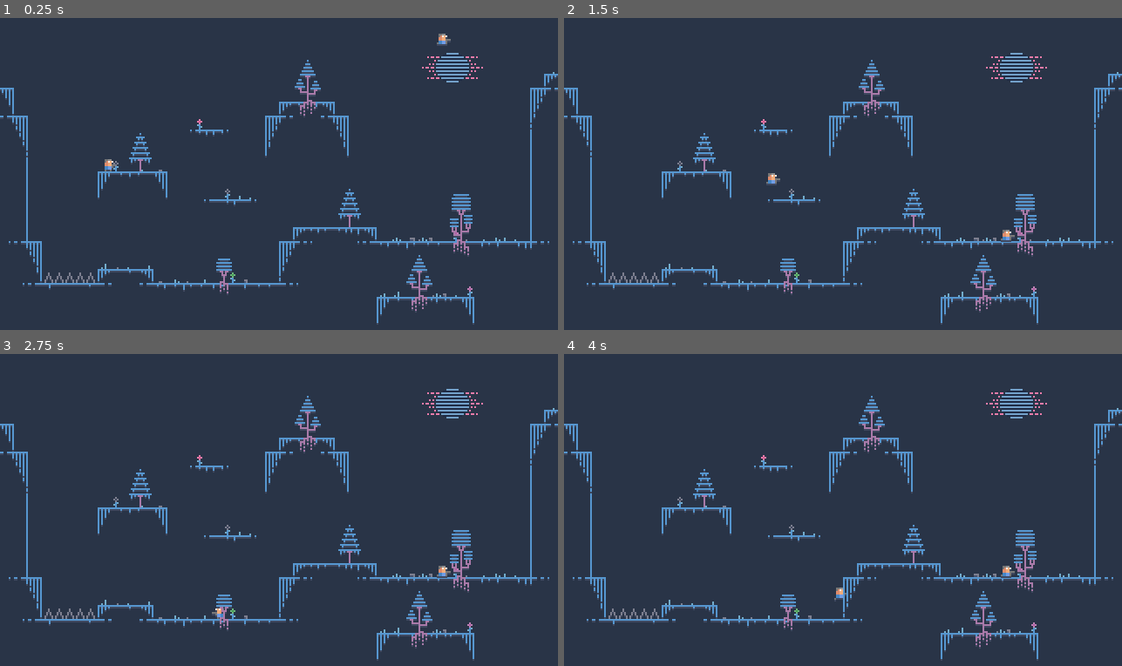
Above: before the commit, frames 1-4 (two rows, left to right).
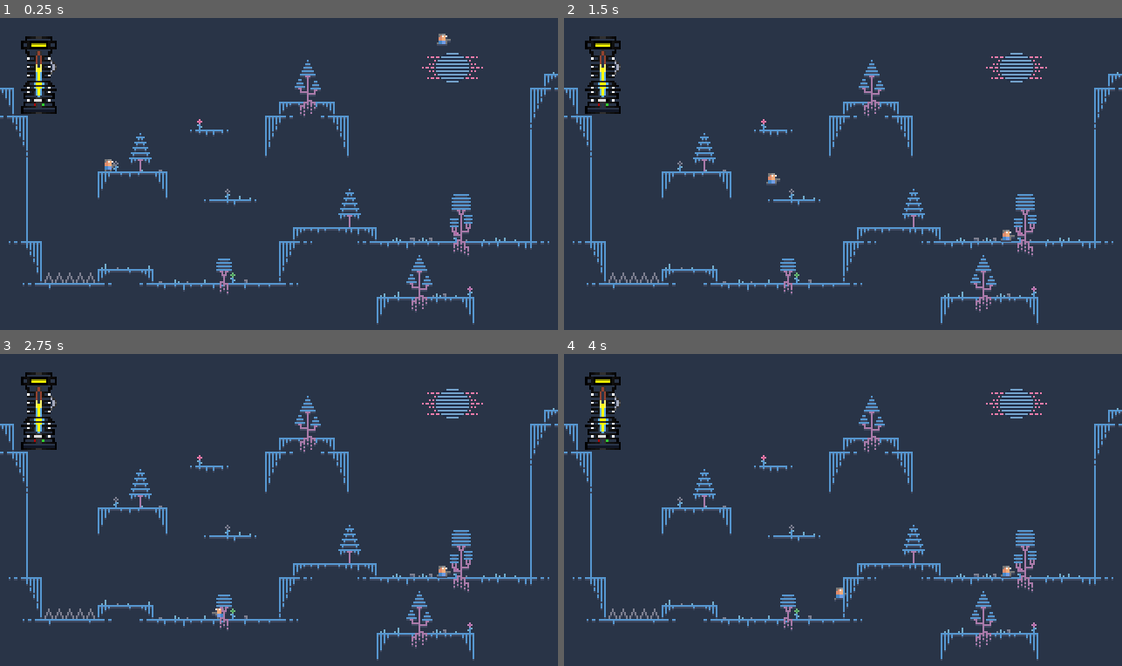
Above: after the commit, the same moments.

Repository: ddorn/gravity
Game: Godot game, scene res://World.tscn
The game is run twice, just before and just after one commit, with the same random seed, the same clock (stepped at 60 frames per second) and the same inputs.
Inputs:
- Up to frame 1 (0.25 s): no input
- Up to frame 2 (1.5 s): tap Enter at 0.5 s; hold Right (ui_right) from 0.53 s (still down); tap Up (ui_up) at 0.77 s
- Up to frame 3 (2.75 s): tap Up (ui_up) at 1.52 s; release Right (ui_right) at 2.03 s; hold Left (ui_left) from 2.03 s (still down)
- Up to frame 4 (4 s): release Left (ui_left) at 2.78 s; hold Right (ui_right) from 2.78 s (still down); tap Up (ui_up) at 3.02, 3.77 s

The runs differ from the first frame. In frame 1, 0.9% of the frame differs, in the area x 3-11%, y 5-31%; in frame 2, 0.9%; in frame 3, 0.9%; in frame 4, 0.9%.

Commit message:
Debut de l'ajout du gravitycon

Diff:
--- /dev/null
+++ b/Interface/AnimationTree.gd
@@ -0,0 +1,19 @@
+extends AnimationTree
+
+
+
+# Declare member variables here. Examples:
+# var a = 2
+# var b = "text"
+
+
+# Called when the node enters the scene tree for the first time.
+func _ready():
+	self.active=true
+	self['parameters/playback'].start("Mid_grav")
+	pass # Replace with function body.
+
+
+# Called every frame. 'delta' is the elapsed time since the previous frame.
+#func _process(delta):
+#	pass
--- /dev/null
+++ b/Interface/Interface.gd
@@ -0,0 +1,28 @@
+extends Control
+
+# Declare member variables here. Examples:
+# var a = 2
+# var b = "text"
+const B_LOW_GRAV = 100
+const B_MID_GRAV = 200
+const B_HIGH_GRAV = 400
+
+onready var animGrav = $HBoxContainer/AnimGrav
+onready var animTreeGrav = $HBoxContainer/AnimTreeGrav
+
+# Called when the node enters the scene tree for the first time.
+func _ready():
+	animTreeGrav.active=true
+	animTreeGrav['parameters/playback'].start("Mid_grav")
+	_gravity_con_change(B_MID_GRAV)
+
+func _gravity_con_change(new_gravity):
+	if new_gravity <= B_LOW_GRAV :
+		animTreeGrav['parameters/playback'].travel("Low_grav")
+	if new_gravity <= B_MID_GRAV :
+		animTreeGrav['parameters/playback'].travel("Mid_grav")
+	if new_gravity <= B_HIGH_GRAV :
+		animTreeGrav['parameters/playback'].travel("High_grav")
+
+func _on_Player_new_grav(gravityMode):
+	_gravity_con_change(gravityMode)
--- /dev/null
+++ b/Interface/Interface.tscn
@@ -0,0 +1,163 @@
+[gd_scene load_steps=19 format=2]
+
+[ext_resource path="res://Interface/Interface.gd" type="Script" id=1]
+[ext_resource path="res://Interface/Tween.gd" type="Script" id=2]
+[ext_resource path="res://images/Gravitotron2.png" type="Texture" id=3]
+[ext_resource path="res://Interface/AnimationTree.gd" type="Script" id=4]
+
+[sub_resource type="Animation" id=1]
+resource_name = "High_grav"
+tracks/0/type = "value"
+tracks/0/path = NodePath("NinePatchRect/SpriteGrav:frame")
+tracks/0/interp = 1
+tracks/0/loop_wrap = true
+tracks/0/imported = false
+tracks/0/enabled = true
+tracks/0/keys = {
+"times": PoolRealArray( 0.1 ),
+"transitions": PoolRealArray( 1 ),
+"update": 1,
+"values": [ 2 ]
+}
+tracks/1/type = "value"
+tracks/1/path = NodePath("NinePatchRect:rect_position")
+tracks/1/interp = 1
+tracks/1/loop_wrap = true
+tracks/1/imported = false
+tracks/1/enabled = true
+tracks/1/keys = {
+"times": PoolRealArray( 0.1 ),
+"transitions": PoolRealArray( 1 ),
+"update": 0,
+"values": [ Vector2( 0, 0 ) ]
+}
+
+[sub_resource type="Animation" id=2]
+tracks/0/type = "value"
+tracks/0/path = NodePath("NinePatchRect/SpriteGrav:frame")
+tracks/0/interp = 1
+tracks/0/loop_wrap = true
+tracks/0/imported = false
+tracks/0/enabled = true
+tracks/0/keys = {
+"times": PoolRealArray( 0 ),
+"transitions": PoolRealArray( 1 ),
+"update": 1,
+"values": [ 0 ]
+}
+tracks/1/type = "value"
+tracks/1/path = NodePath("NinePatchRect:rect_position")
+tracks/1/interp = 1
+tracks/1/loop_wrap = true
+tracks/1/imported = false
+tracks/1/enabled = true
+tracks/1/keys = {
+"times": PoolRealArray( 0 ),
+"transitions": PoolRealArray( 1 ),
+"update": 0,
+"values": [ Vector2( 0, 0 ) ]
+}
+
+[sub_resource type="Animation" id=3]
+resource_name = "Mid_grav"
+tracks/0/type = "value"
+tracks/0/path = NodePath("NinePatchRect/SpriteGrav:frame")
+tracks/0/interp = 1
+tracks/0/loop_wrap = true
+tracks/0/imported = false
+tracks/0/enabled = true
+tracks/0/keys = {
+"times": PoolRealArray( 0.1 ),
+"transitions": PoolRealArray( 1 ),
+"update": 1,
+"values": [ 1 ]
+}
+tracks/1/type = "value"
+tracks/1/path = NodePath("NinePatchRect:rect_position")
+tracks/1/interp = 1
+tracks/1/loop_wrap = true
+tracks/1/imported = false
+tracks/1/enabled = true
+tracks/1/keys = {
+"times": PoolRealArray( 0.1 ),
+"transitions": PoolRealArray( 1 ),
+"update": 0,
+"values": [ Vector2( 0, 0 ) ]
+}
+
+[sub_resource type="AnimationNodeAnimation" id=4]
+animation = "High_grav"
+
+[sub_resource type="AnimationNodeAnimation" id=5]
+animation = "Low_grav"
+
+[sub_resource type="AnimationNodeAnimation" id=6]
+animation = "Mid_grav"
+
+[sub_resource type="AnimationNodeStateMachineTransition" id=7]
+xfade_time = 0.1
+
+[sub_resource type="AnimationNodeStateMachineTransition" id=8]
+xfade_time = 0.1
+
+[sub_resource type="AnimationNodeStateMachineTransition" id=9]
+xfade_time = 0.1
+
+[sub_resource type="AnimationNodeStateMachineTransition" id=10]
+xfade_time = 0.1
+
+[sub_resource type="AnimationNodeStateMachineTransition" id=11]
+xfade_time = 0.1
+
+[sub_resource type="AnimationNodeStateMachineTransition" id=12]
+xfade_time = 0.1
+
+[sub_resource type="AnimationNodeStateMachine" id=13]
+states/High_grav/node = SubResource( 4 )
+states/High_grav/position = Vector2( 349, 151.5 )
+states/Low_grav/node = SubResource( 5 )
+states/Low_grav/position = Vector2( 209, 65.5 )
+states/Mid_grav/node = SubResource( 6 )
+states/Mid_grav/position = Vector2( 489.5, 65.375 )
+transitions = [ "Low_grav", "Mid_grav", SubResource( 7 ), "Mid_grav", "Low_grav", SubResource( 8 ), "Mid_grav", "High_grav", SubResource( 9 ), "High_grav", "Mid_grav", SubResource( 10 ), "High_grav", "Low_grav", SubResource( 11 ), "Low_grav", "High_grav", SubResource( 12 ) ]
+
+[sub_resource type="AnimationNodeStateMachinePlayback" id=14]
+
+[node name="Interface" type="Control"]
+margin_right = 40.0
+margin_bottom = 40.0
+script = ExtResource( 1 )
+__meta__ = {
+"_edit_use_anchors_": false
+}
+
+[node name="HBoxContainer" type="HBoxContainer" parent="."]
+margin_right = 40.0
+margin_bottom = 40.0
+__meta__ = {
+"_edit_use_anchors_": false
+}
+
+[node name="NinePatchRect" type="NinePatchRect" parent="HBoxContainer"]
+margin_bottom = 40.0
+
+[node name="SpriteGrav" type="Sprite" parent="HBoxContainer/NinePatchRect"]
+position = Vector2( 22.2724, 31.0736 )
+scale = Vector2( 0.6, 0.6 )
+texture = ExtResource( 3 )
+hframes = 3
+frame = 1
+
+[node name="AnimGrav" type="AnimationPlayer" parent="HBoxContainer"]
+anims/High_grav = SubResource( 1 )
+anims/Low_grav = SubResource( 2 )
+anims/Mid_grav = SubResource( 3 )
+
+[node name="AnimTreeGrav" type="AnimationTree" parent="HBoxContainer"]
+tree_root = SubResource( 13 )
+anim_player = NodePath("../AnimGrav")
+parameters/playback = SubResource( 14 )
+script = ExtResource( 4 )
+
+[node name="Tween" type="Tween" parent="."]
+script = ExtResource( 2 )
--- /dev/null
+++ b/Interface/Tween.gd
@@ -0,0 +1,10 @@
+extends Tween
+
+
+# Declare member variables here. Examples:
+# var a = 2
+# var b = "text"
+
+# Called when the node enters the scene tree for the first time.
+func _ready():
+	pass
--- a/Player.gd
+++ b/Player.gd
@@ -3,6 +3,8 @@
 const Utils = preload("utils.gd")
 
 const TYPE = "player"
+
+signal new_grav(gravityMode)
 
 const ACCELERATION = 512
 const JUMP_IMPULSE = 100
@@ -73,3 +75,4 @@
 	gravity += GRAVITY_CHANGE * (Input.get_action_strength("ui_q") - Input.get_action_strength("ui_e")) * delta
 	gravity = clamp(gravity, 50, 400)
 	Utils.set_gravity(self, gravity)
+	emit_signal("new_grav", gravity)
--- a/World.tscn
+++ b/World.tscn
@@ -6,6 +6,7 @@
 [ext_resource path="res://images/Player.png" type="Texture" id=4]
 [ext_resource path="res://defaultObjectGrav.gd" type="Script" id=5]
 [ext_resource path="res://Spike.tscn" type="PackedScene" id=6]
+[ext_resource path="res://Interface/Interface.tscn" type="PackedScene" id=7]
 
 [sub_resource type="ConvexPolygonShape2D" id=1]
 points = PoolVector2Array( 0, 0, 8, 0, 8, 8, 0, 8 )
@@ -628,3 +629,6 @@
 
 [node name="Spike4" parent="Spike" instance=ExtResource( 6 )]
 position = Vector2( 24, 0 )
+
+[node name="Interface" parent="." instance=ExtResource( 7 )]
+[connection signal="new_grav" from="Player" to="Interface" method="_on_Player_new_grav"]
Not shown: 1 places in World.tscn that only renumber resources
Binary file added: images/Gravitotron2.png
Not shown, added: images/Gravitotron2.png.import
Not shown, added: .DS_Store
